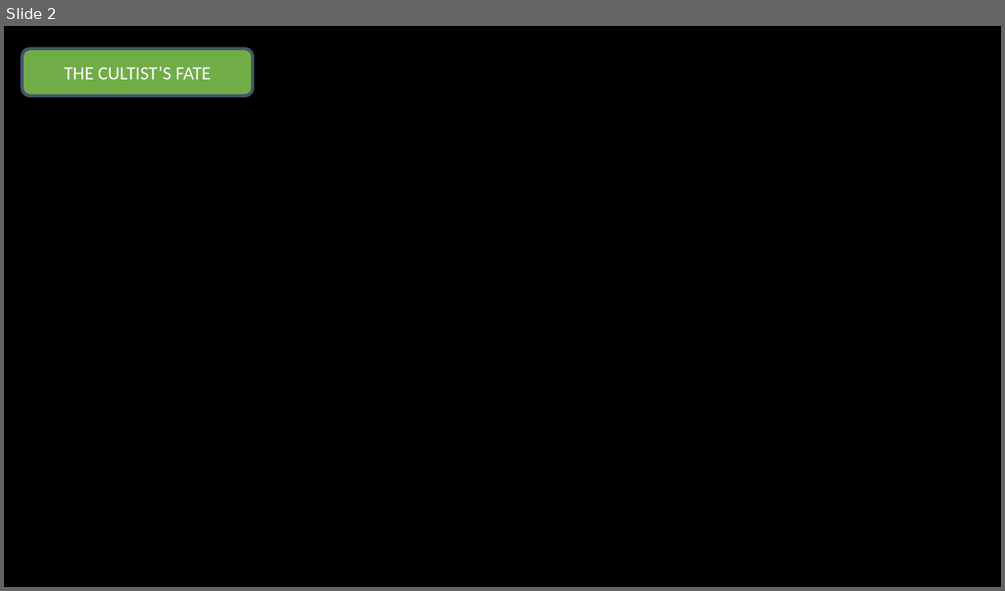
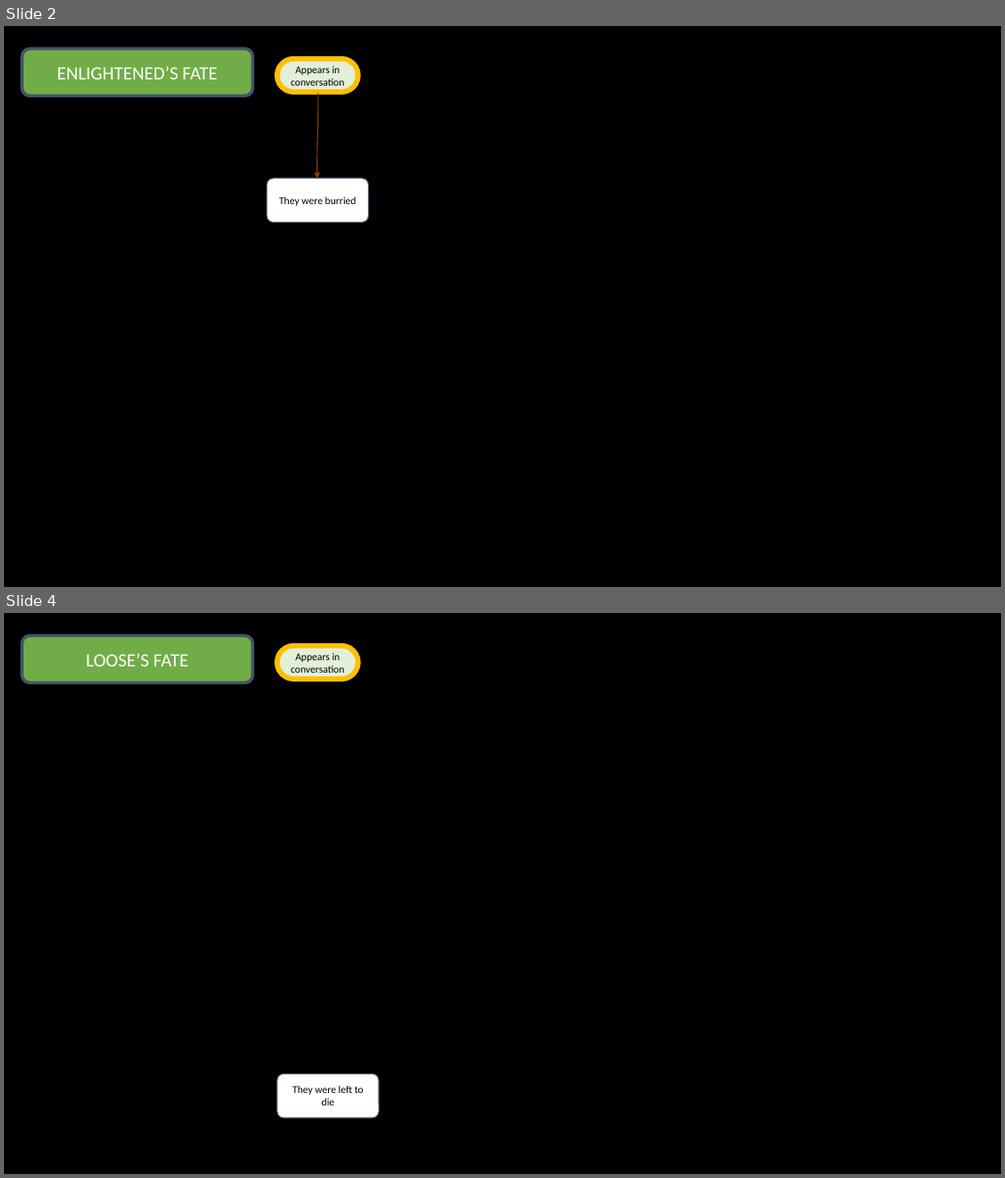
Before and after one commit to Tchetchouille/ijo-musi, a slide deck: Design Documents/Narration/Narrative Map.pptx. Shown one above the other, each under a label of ours: slide 2 before the commit, slides 2 and 4 after it; the slides between them are not shown. The pictures are 1005x591 and 1005x1178 pixels, drawn with LibreOffice and Linux fonts; fonts in the diff are those of the drawing. Boxes give left, top, right and bottom in pixels: in the first picture for what was removed or moved away, otherwise in the second. Text is boxed around its words. In the diff, an @@ line names an element or a change of style, - is before the commit and + after.

```diff
--- a/Design Documents/Narration/Narrative Map.pptx
+++ b/Design Documents/Narration/Narrative Map.pptx
@@ slide 4 added at [4, 613, 1001, 1174], background #000000 @@
@@ rounded rectangle added at [22, 635, 253, 682], fill #70AD47, outline #44546A 3 pt, 18 pt, text #FFFFFF @@
+LOOSE’S FATE
@@ rounded rectangle added at [277, 646, 357, 679], fill #E2F0D9, outline #FFC000 5 pt, 10 pt, text #000000 @@
+Appears in conversation
@@ rounded rectangle added at [277, 1074, 379, 1118], fill #FFFFFF, outline #44546A 1 pt, 10 pt, text #000000 @@
+They were left to die
@@ slide 2 changed as well @@
@@ text in rounded rectangle at [57, 66, 217, 79]: text changed @@
-THE CULTIST’S FATE
+ENLIGHTENED’S FATE
@@ rounded rectangle added at [277, 59, 357, 92], fill #E2F0D9, outline #FFC000 5 pt, 10 pt, text #000000 @@
+Appears in conversation
@@ curved arrow added from (318, 93) to (317, 178), #FFC000 1 pt @@
@@ rounded rectangle added at [267, 178, 368, 222], fill #FFFFFF, outline #44546A 1 pt, 10 pt, text #000000 @@
+They were burried
```
Also in this commit, not shown: 3 other slides changed, 2 other slides added, 7 other files.
